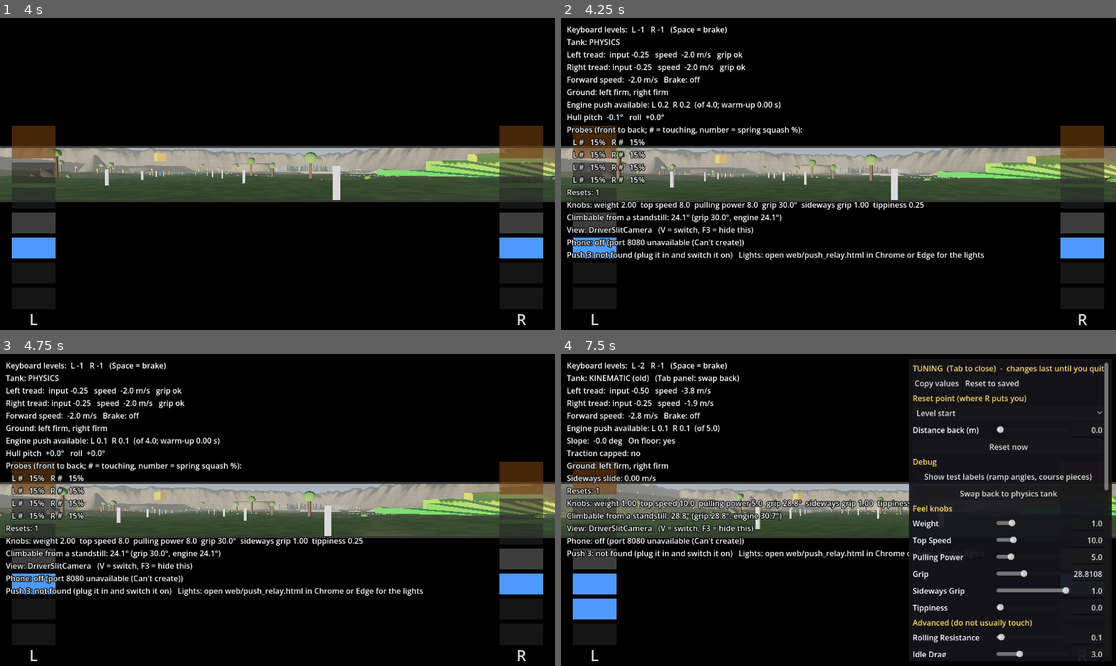
Above: before the commit, frames 1-4 (two rows, left to right).
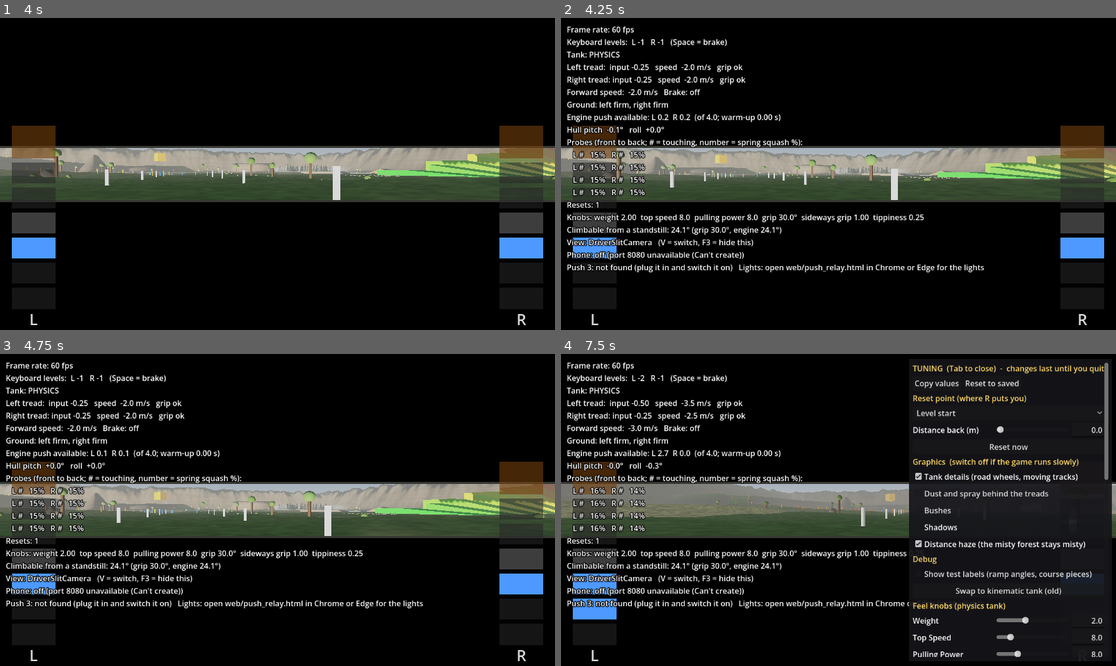
Above: after the commit, the same moments.

Repository: Kickpunch3r/tank-game
Game: Godot game, scene res://levels/proving_ground/proving_ground.tscn
Two runs of this game, one before a commit and one after it. Both use one fixed random seed, a clock stepped at 60 frames per second and the inputs below.
Inputs (mouse positions are in pixels of both pictures, inside the frame that each line leads up to):
- Up to frame 1 (4 s): move the mouse to (399, 158) at 0.52 s; hold Down (driver_right_back) 0.53-1.25 s; hold Space (driver_all_stop) 0.53-1.25 s; click (399, 158) at 0.67 s; tap Enter at 1.25 s; drag from (166, 189) to (249, 236) at 1.27 s; tap R (driver_reset) at 2 s; move the mouse to (333, 105) at 2.02 s; hold Down (driver_right_back) 2.03-2.75 s; hold V (view_toggle) 2.03-2.75 s; drag from (249, 236) to (111, 127) at 2.77 s; move the mouse to (444, 220) at 3.52 s; hold S (driver_left_back) from 3.53 s (still down); tap T at 3.6 s
- Up to frame 2 (4.25 s): keep holding S (driver_left_back); tap F3 (debug_hud_toggle) at 4.15 s
- Up to frame 3 (4.75 s): release S (driver_left_back) at 4.25 s; drag from (111, 463) to (194, 432) at 4.27 s
- Up to frame 4 (7.5 s): move the mouse to (866, 510) at 5.02 s; hold S (driver_left_back) 5.03-5.75 s; hold Tab (tuning_panel_toggle) 5.03-5.75 s; click (866, 510) at 5.17 s; click (1010, 494) at 5.75 s, where only the run after the commit has a clickable "Dust and spray behind the tre…"; click (1010, 510) at 6.5 s, where only the run after the commit has a clickable "Bushes"; click (1010, 525) at 7.25 s, where only the run after the commit has a clickable "Shadows"

Frame 1 is identical in both runs. In frame 2, 8.1% of the frame differs, in the area x 1-77%, y 2-82%; in frame 3, 8.1%; in frame 4, 15%, in the area x 0-100%, y 2-98%.

Commit message:
Tab panel Graphics switches; frame rate on F3; docs
- Graphics section: tank details, dust, bushes, shadows, distance haze
  (GraphicsOptions.is_on / set_on), all on at the start
- F3 display shows the frame rate
- Design doc with decisions and hand-test checklist; README, NOTES,
  SUBMISSION_FACTS updated. 252 checks pass.

Co-Authored-By: Claude Opus 5.5 <noreply@anthropic.com>
Claude-Session: https://claude.ai/code/session_01Pm55gMUn29kyQtMtoJuZst

Diff:
--- a/scripts/debug_hud.gd
+++ b/scripts/debug_hud.gd
@@ -42,7 +42,7 @@
 		_reset_count += 1
 	# Rebuilt from the station's and tank's state every frame. Each kind of
 	# tank describes itself (debug_lines()); the rest is the same for both.
-	var lines: PackedStringArray = []
+	var lines: PackedStringArray = ["Frame rate: %d fps" % Engine.get_frames_per_second()]
 	var keyboard := station.get_node_or_null(^"KeyboardDriverInput") as KeyboardDriverInput
 	if keyboard != null and keyboard.use_tread_levels:
 		lines.append("Keyboard levels:  L %+d   R %+d   (Space = brake)" % [
--- a/scripts/graphics_options.gd
+++ b/scripts/graphics_options.gd
@@ -23,6 +23,39 @@
 static var haze: bool = true
 
 
+## The options in the order the Tab panel lists them, with their labels.
+const LABELS: Dictionary = {
+	&"tank_details": "Tank details (road wheels, moving tracks)",
+	&"dust": "Dust and spray behind the treads",
+	&"scenery": "Bushes",
+	&"shadows": "Shadows",
+	&"haze": "Distance haze (the misty forest stays misty)",
+}
+
+
+static func is_on(option: StringName) -> bool:
+	match option:
+		&"tank_details": return tank_details
+		&"dust": return dust
+		&"scenery": return scenery
+		&"shadows": return shadows
+		&"haze": return haze
+	push_error("Unknown graphics option: %s" % option)
+	return false
+
+
+## Switch one option on or off, and show or hide things to match.
+static func set_on(tree: SceneTree, option: StringName, on: bool) -> void:
+	match option:
+		&"tank_details": tank_details = on
+		&"dust": dust = on
+		&"scenery": scenery = on
+		&"shadows": shadows = on
+		&"haze": haze = on
+		_: push_error("Unknown graphics option: %s" % option)
+	apply(tree)
+
+
 ## Show or hide everything to match the options (called after a change).
 static func apply(tree: SceneTree) -> void:
 	for item: Array in [[TANK_DETAILS_GROUP, tank_details], [DUST_GROUP, dust], [SCENERY_GROUP, scenery]]:
--- a/scripts/tuning_panel.gd
+++ b/scripts/tuning_panel.gd
@@ -41,6 +41,8 @@
 var swap_button: Button
 ## The debug tick box that shows the test labels (null when there are none).
 var labels_box: CheckBox
+## The Graphics section's tick boxes, by option name (see GraphicsOptions).
+var graphics_boxes: Dictionary = {}
 # Value at the start of the game, by target and property (see _saved_key):
 # {"target": Object, "property": StringName, "value": Variant}.
 var _saved_values: Dictionary = {}
@@ -234,6 +236,7 @@
 	list.add_child(buttons)
 
 	_build_reset_point(list)
+	_build_graphics(list)
 	_build_debug(list)
 
 	var current_group: String = ""
@@ -243,6 +246,20 @@
 			current_group = setting.group
 			list.add_child(_heading(current_group))
 		list.add_child(_setting_row(index))
+
+
+## Graphics section: switch off extras if the game runs slowly.
+func _build_graphics(list: VBoxContainer) -> void:
+	graphics_boxes = {}
+	list.add_child(_heading("Graphics  (switch off if the game runs slowly)"))
+	for option: StringName in GraphicsOptions.LABELS:
+		var box := CheckBox.new()
+		box.text = GraphicsOptions.LABELS[option]
+		box.focus_mode = Control.FOCUS_NONE
+		box.button_pressed = GraphicsOptions.is_on(option)
+		box.toggled.connect(func(on: bool) -> void: GraphicsOptions.set_on(get_tree(), option, on))
+		list.add_child(box)
+		graphics_boxes[option] = box
 
 
 ## Debug section: show or hide the test pieces' labels, and swap between the
--- a/tests/panel_tests.gd
+++ b/tests/panel_tests.gd
@@ -46,6 +46,7 @@
 
 	await _wheel_and_typing_tests(panel, tank)
 	_test_labels_box(panel)
+	_test_graphics_boxes(panel)
 
 	# Reset point.
 	var index_30: int = _ramp_index(ladder, 30.0)
@@ -80,6 +81,25 @@
 			shown and panel.labels_box.button_pressed)
 	panel.labels_box.button_pressed = false
 	report.check("Unticking hides them again", not TestLabels.are_shown(tree))
+
+
+## Graphics section: every extra starts on; unticking switches it off.
+func _test_graphics_boxes(panel: TuningPanel) -> void:
+	var tree: SceneTree = runner.get_tree()
+	var all_on: bool = panel.graphics_boxes.size() == GraphicsOptions.LABELS.size()
+	for option: StringName in panel.graphics_boxes:
+		all_on = all_on and (panel.graphics_boxes[option] as CheckBox).button_pressed and GraphicsOptions.is_on(option)
+	report.check("Graphics section: tank details, dust, bushes, shadows and haze, all ticked at the start", all_on)
+	var sun: DirectionalLight3D = tree.root.find_children("*", "DirectionalLight3D", true, false)[0]
+	(panel.graphics_boxes[&"shadows"] as CheckBox).button_pressed = false
+	(panel.graphics_boxes[&"haze"] as CheckBox).button_pressed = false
+	var off: bool = not GraphicsOptions.shadows and not sun.shadow_enabled and not GraphicsOptions.haze
+	panel.rebuild()
+	var remembered: bool = not (panel.graphics_boxes[&"shadows"] as CheckBox).button_pressed
+	(panel.graphics_boxes[&"shadows"] as CheckBox).button_pressed = true
+	(panel.graphics_boxes[&"haze"] as CheckBox).button_pressed = true
+	report.check("Unticking Shadows switches the sun's shadows off (kept after a rebuild); ticking puts them back",
+			off and remembered and sun.shadow_enabled and GraphicsOptions.haze)
 
 
 func _wheel_and_typing_tests(panel: TuningPanel, tank: Tank) -> void:
--- a/tests/proving_ground_tests.gd
+++ b/tests/proving_ground_tests.gd
@@ -278,6 +278,19 @@
 	report.check("The misty forest is always foggy inside, and clears as you leave",
 			inside > outside * 5.0 and absf(environment.fog_density - outside) < 0.0005,
 			"fog %.4f outside, %.4f inside, %.4f after leaving" % [outside, inside, environment.fog_density])
+	var tree: SceneTree = runner.get_tree()
+	GraphicsOptions.set_on(tree, &"haze", false)
+	GraphicsOptions.set_on(tree, &"scenery", false)
+	await runner.wait_physics_frames(3)
+	var haze_off: bool = not environment.fog_enabled
+	var bushes_hidden: bool = not (level.get_node(^"Scenery/Bushes") as Node3D).visible
+	var trees_kept: bool = (level.get_node(^"Scenery/Trees") as Node3D).visible
+	GraphicsOptions.set_on(tree, &"haze", true)
+	GraphicsOptions.set_on(tree, &"scenery", true)
+	await runner.wait_physics_frames(3)
+	report.check("Graphics: Haze off clears the distance haze; Bushes off hides bushes but keeps the (solid) trees",
+			haze_off and bushes_hidden and trees_kept and environment.fog_enabled
+			and (level.get_node(^"Scenery/Bushes") as Node3D).visible)
 
 
 func _ray_down(space: PhysicsDirectSpaceState3D, at: Vector2) -> float:
Not shown, changed: NOTES.md
Not shown, changed: SUBMISSION_FACTS.md
Not shown, changed: docs/proving_ground_dressing_design.md
